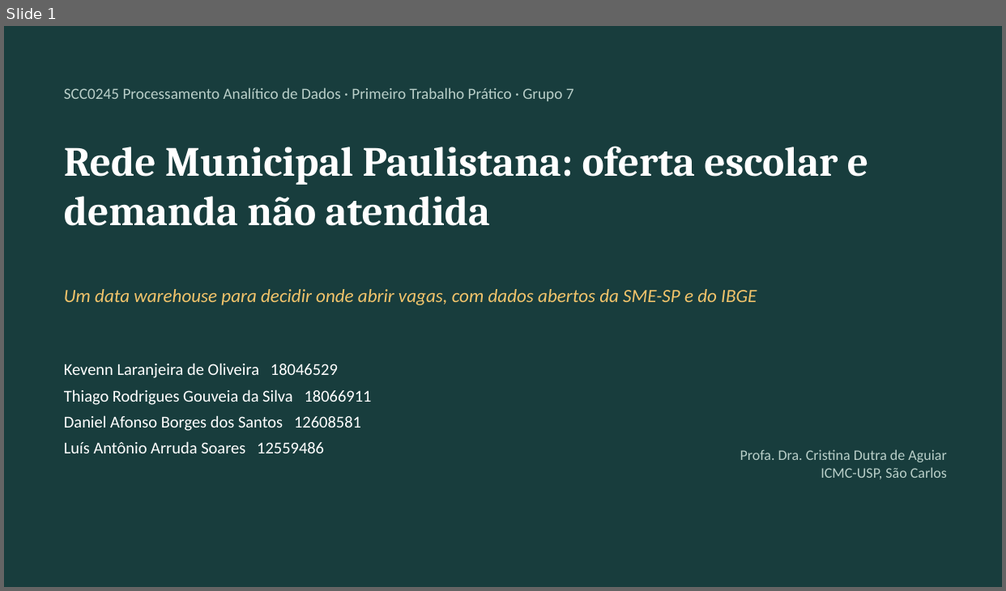
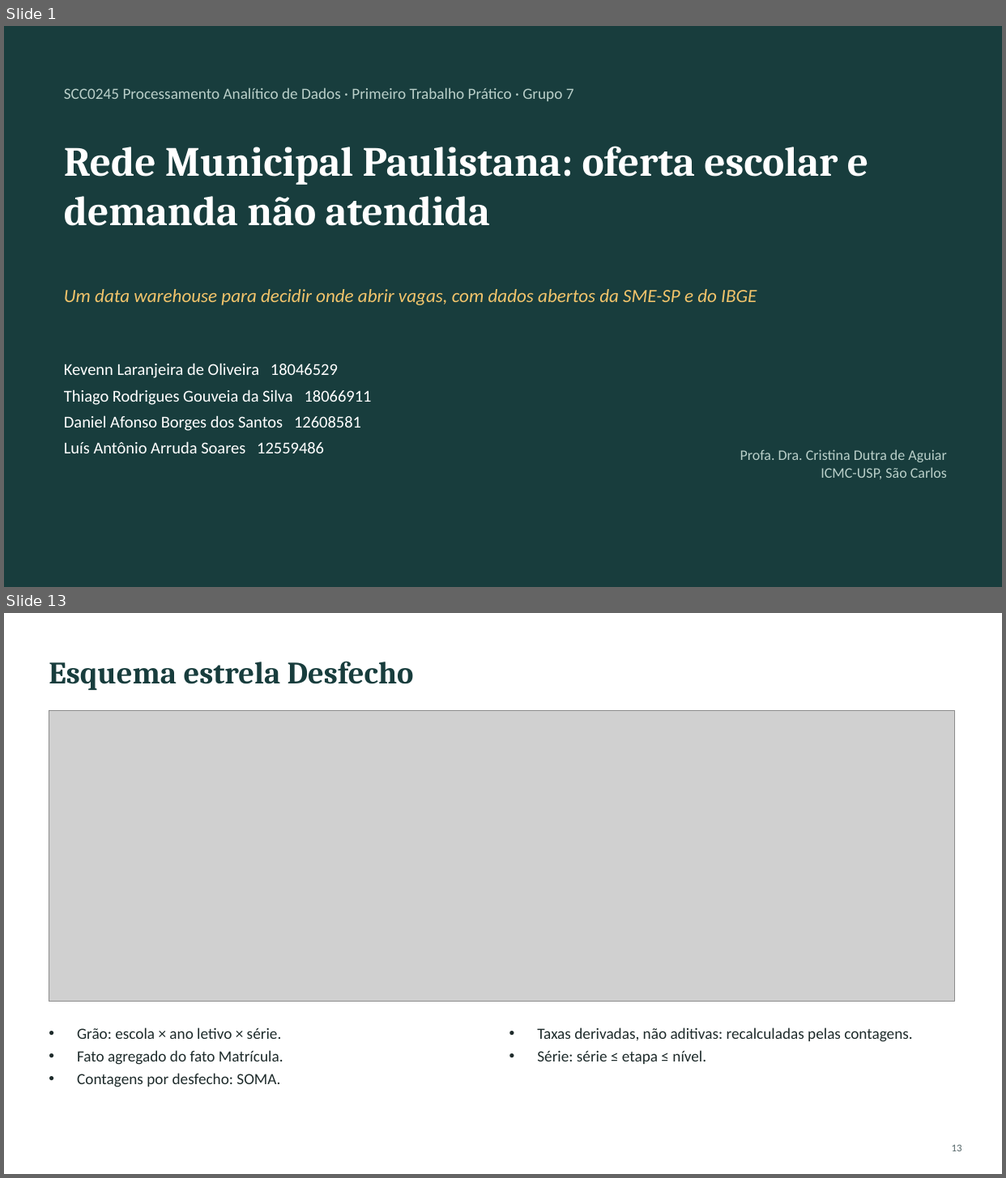
Before and after one commit to kevennlaranjeira/OLAP2026, a slide deck: docs/apresentacao/apresentacao-projeto1.pptx. Shown one above the other, each under a label of ours: slide 1 before the commit, slides 1 and 13 after it; the slides between them are not shown. The pictures are 1006x591 and 1006x1178 pixels, drawn with LibreOffice and Linux fonts; fonts in the diff are those of the drawing; grey boxes stand for pictures. Boxes give left, top, right and bottom in pixels: in the first picture for what was removed or moved away, otherwise in the second. Text is boxed around its words. In the diff, an @@ line names an element or a change of style, - is before the commit and + after.

```diff
--- a/docs/apresentacao/apresentacao-projeto1.pptx
+++ b/docs/apresentacao/apresentacao-projeto1.pptx
@@ slide 13 added at box(4, 613, 1002, 1174), background #FFFFFF @@
@@ text added at box(49, 661, 414, 690), 30 pt, text #183D3D, bold @@
+Esquema estrela Desfecho
@@ picture added at box(49, 710, 955, 1002) @@
@@ text added at box(77, 1028, 283, 1088), 15 pt, text #1E2B2B @@
+• Grão: escola × ano letivo × série.
+• Fato agregado do fato Matrícula.
+• Contagens por desfecho: SOMA.
@@ text added at box(537, 1028, 912, 1064), 15 pt, text #1E2B2B @@
+• Taxas derivadas, não aditivas: recalculadas pelas contagens.
+• Série: série ≤ etapa ≤ nível.
@@ text added at box(952, 1144, 962, 1152), 10 pt, text #56676A @@
+13
```
Also in this commit, not shown: 13 slides changed, 6 other slides added, 3 slides removed, 3 other files.
